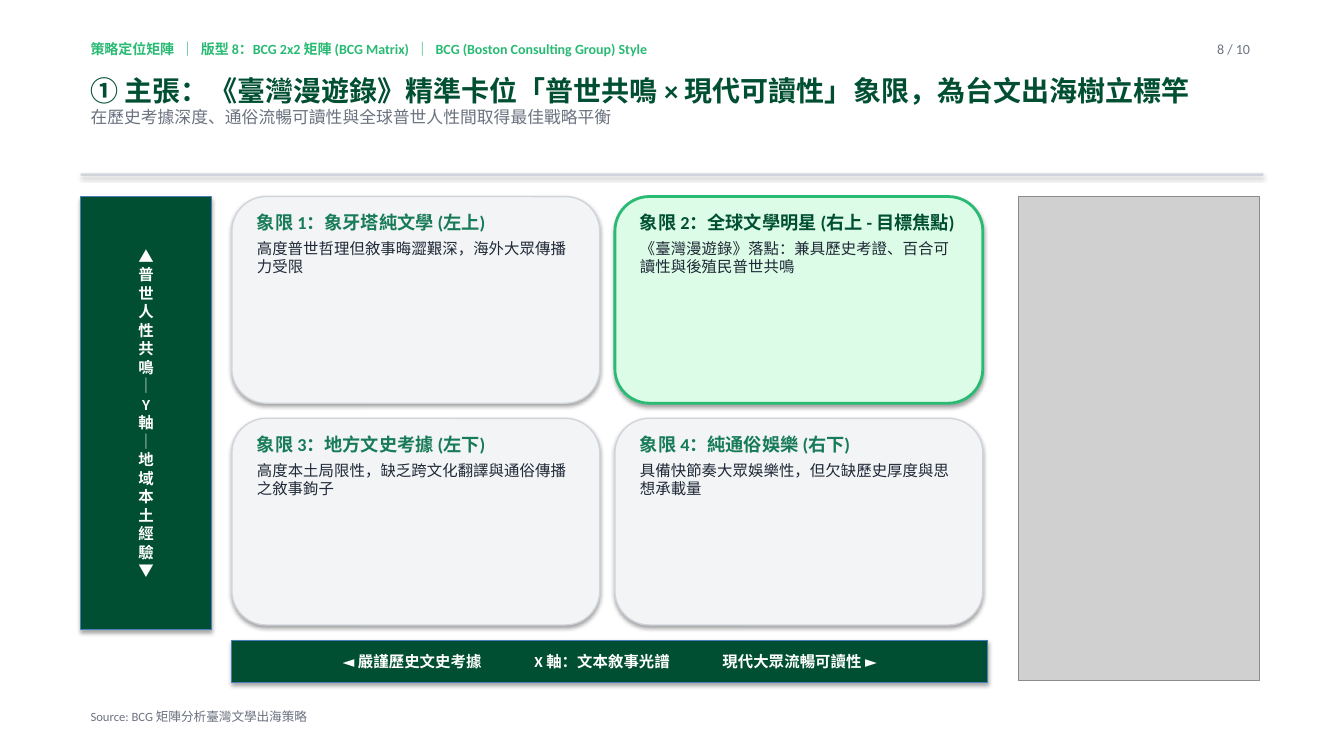
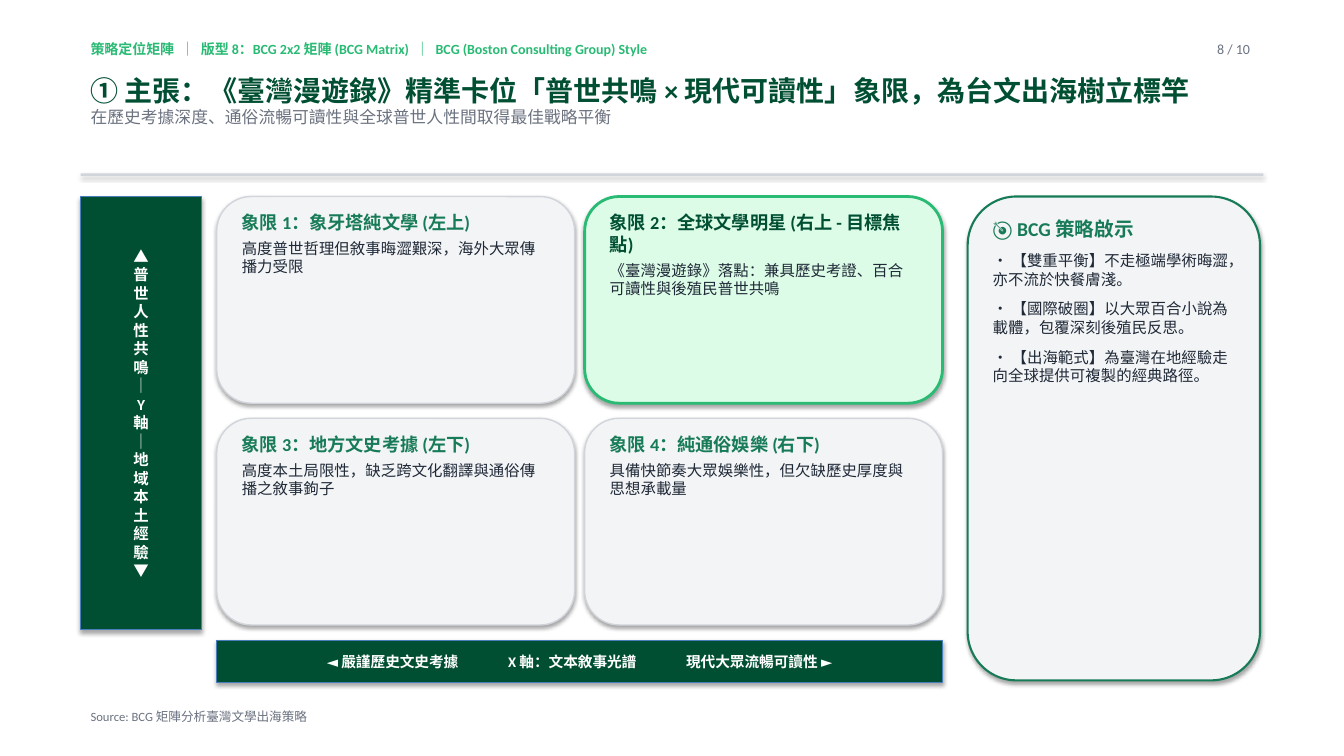
Before and after one commit to davidyeh51/classic-youth-portal, a slide deck: slide 8 of episodes/ep605/經典也青春EP605_陳國偉談楊双子的《臺灣漫遊錄》_無雜訊顧問簡報.pptx. Drawn at 1344x756 pixels with LibreOffice and Linux fonts; fonts in the diff are those of the drawing; grey boxes stand for pictures. Boxes give left, top, right and bottom in pixels: in the first picture for what was removed or moved away, otherwise in the second. Text is boxed around its words. In the diff, an @@ line names an element or a change of style, - is before the commit and + after.

```diff
--- a/episodes/ep605/經典也青春EP605_陳國偉談楊双子的《臺灣漫遊錄》_無雜訊顧問簡報.pptx
+++ b/episodes/ep605/經典也青春EP605_陳國偉談楊双子的《臺灣漫遊錄》_無雜訊顧問簡報.pptx
@@ rectangle "▲ 普 世 人 性 ...": place and size @@
-rectangle "▲ 普 世 人 性 ..." at (81,197,212,630)
+rectangle "▲ 普 世 人 性 ..." at (81,197,202,630)
@@ rounded rectangle: place and size @@
-rounded rectangle at (232,197,600,403)
+rounded rectangle at (217,197,575,403)
@@ text "象限 1：象牙塔純文學 (左上)" rewrapped from (257,213,566,273) to (242,213,536,274) @@
@@ rounded rectangle: place and size @@
-rounded rectangle at (615,197,983,403)
+rounded rectangle at (585,197,943,403)
@@ text "象限 2：全球文學明星 (右上 - 目標焦點)" rewrapped from (640,213,954,274) to (610,213,904,296) @@
@@ rounded rectangle added at (968,197,1260,681), fill #F3F4F6, outline #177B57 1.5 pt @@
@@ picture removed at (1018,197,1260,681) @@
@@ text added at (993,219,1244,383), 11 pt, text #1F2937 @@
+🎯 BCG 策略啟示
+• 【雙重平衡】不走極端學術晦澀，亦不流於快餐膚淺。
+• 【國際破圈】以大眾百合小說為載體，包覆深刻後殖民反思。
+• 【出海範式】為臺灣在地經驗走向全球提供可複製的經典路徑。
@@ rounded rectangle: place and size @@
-rounded rectangle at (232,418,600,625)
+rounded rectangle at (217,418,575,625)
@@ rounded rectangle: place and size @@
-rounded rectangle at (615,418,983,625)
+rounded rectangle at (585,418,943,625)
@@ text "象限 3：地方文史考據 (左下)" rewrapped from (257,435,566,496) to (242,435,536,496) @@
@@ text "象限 4：純通俗娛樂 (右下)" rewrapped from (640,435,949,496) to (610,435,904,495) @@
@@ rectangle "◄ 嚴謹歷史文史考據 X 軸：文本敘事光譜 現代大眾流暢可讀性 ...": place and size @@
-rectangle "◄ 嚴謹歷史文史考據 X 軸：文本敘事光譜 現代大眾流暢可讀性 ..." at (232,640,988,683)
+rectangle "◄ 嚴謹歷史文史考據 X 軸：文本敘事光譜 現代大眾流暢可讀性 ..." at (217,640,943,683)
@@ rectangle "◄ 嚴謹歷史文史考據 X 軸：文本敘事光譜 現代大眾流暢可讀性 ..." at (217,640,943,683): size 11 to 10.5 pt @@
```
Also in this commit, not shown: 8 other slides changed, 2 other files.
